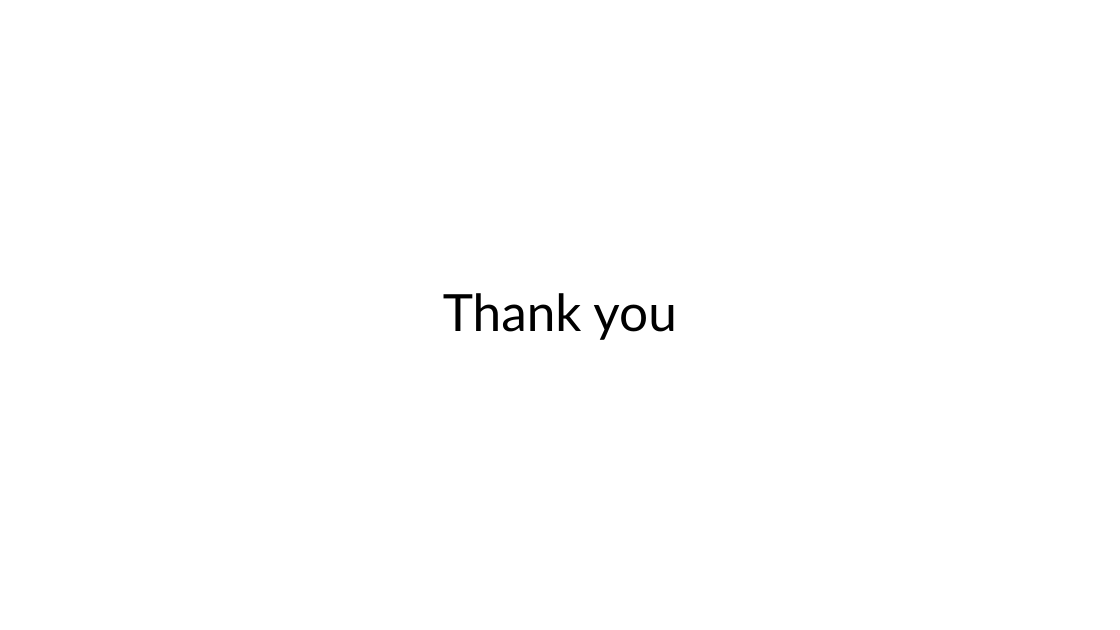
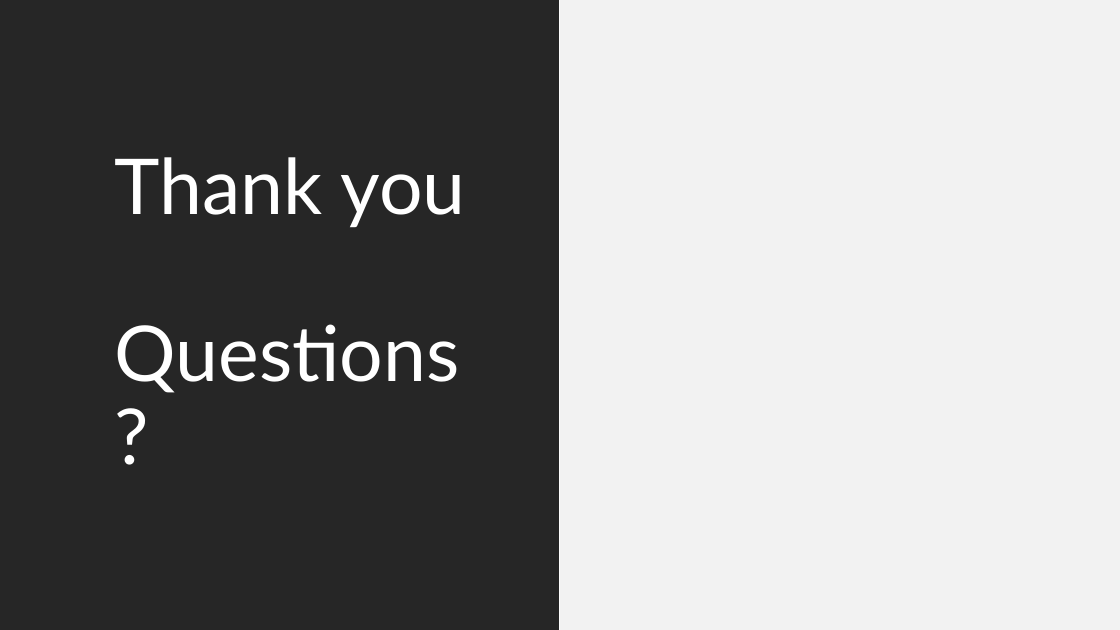
Before and after one commit to 251027-Java/P0GundavelliH, a slide deck: slide 7 of SweetVerse_Presentation.pptx (slide 6 before the commit). Drawn at 1120x630 pixels with LibreOffice and Linux fonts; fonts in the diff are those of the drawing. Boxes give left, top, right and bottom in pixels: in the first picture for what was removed or moved away, otherwise in the second. Text is boxed around its words. In the diff, an @@ line names an element or a change of style, - is before the commit and + after.

```diff
--- a/SweetVerse_Presentation.pptx
+++ b/SweetVerse_Presentation.pptx
@@ rectangle added at <box>0,0,559,630</box>, fill #262626 @@
@@ rectangle added at <box>560,0,1120,630</box>, fill #F2F2F2 @@
@@ title at <box>115,157,465,393</box>: text changed; size 44 to 66 pt; text colour #000000 to #FFFFFF @@
-Thank you
+Thank you
+Questions?
```
Also in this commit, not shown: 5 other slides changed, 1 slide added.
